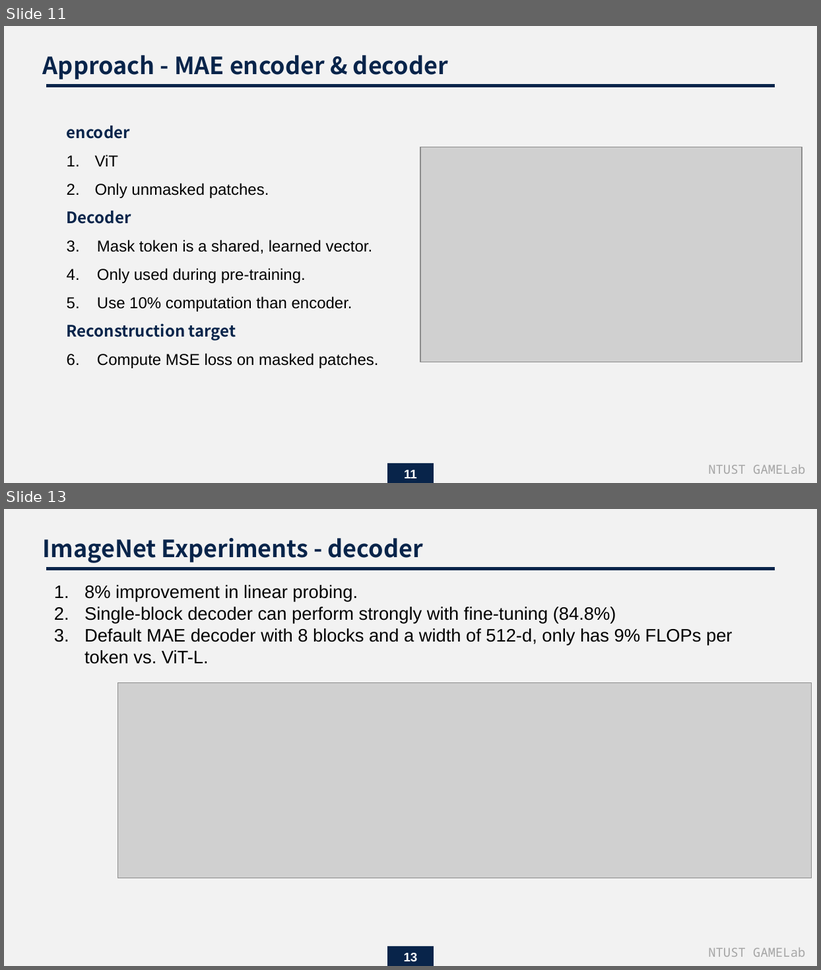
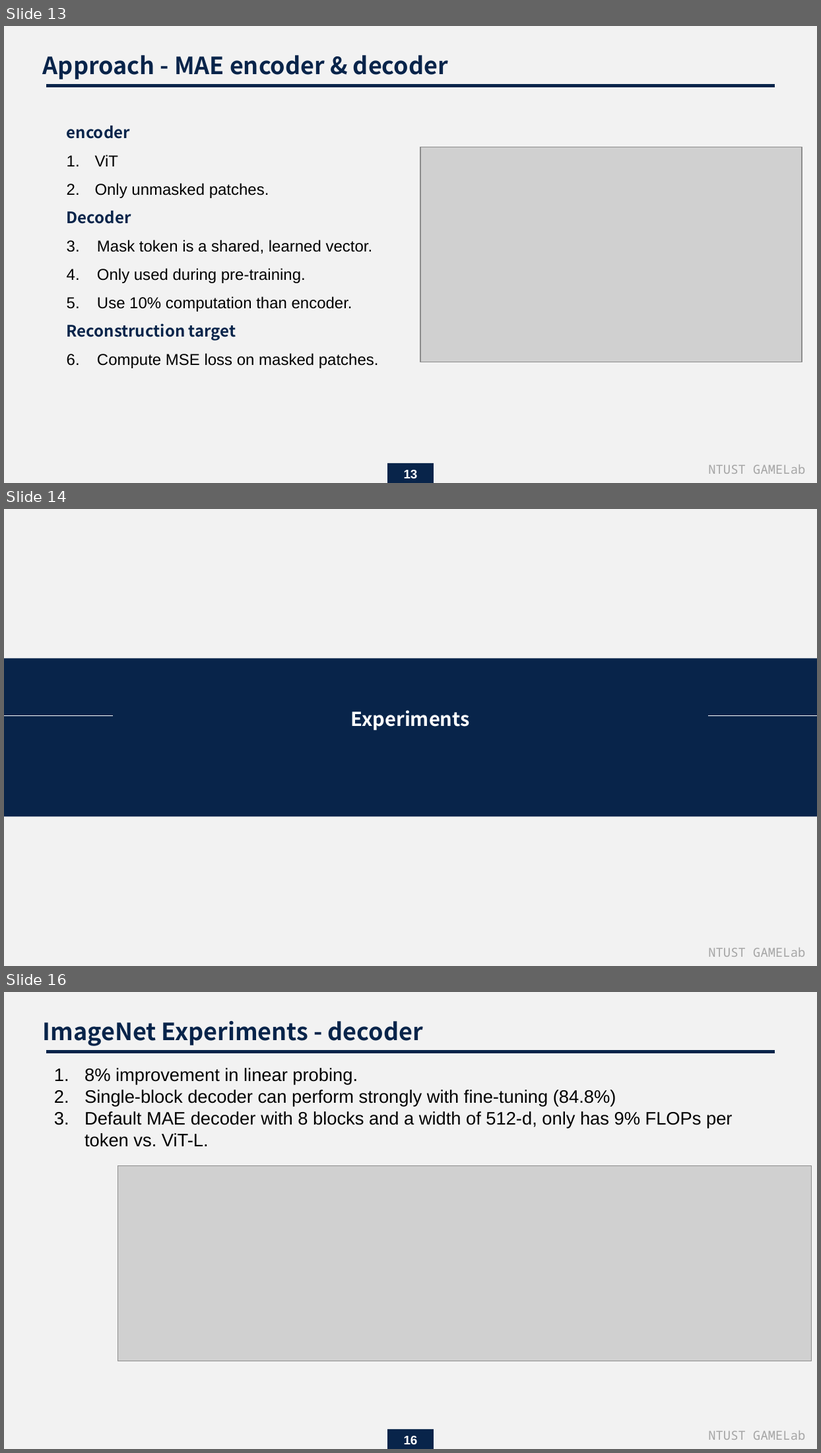
Before and after one commit to endman100/paper-, a slide deck: Masked Autoencoders Are Scalable Vision Learners.pptx. Shown one above the other, each under a label of ours: slides 11 and 13 before the commit, slides 13, 14 and 16 after it; the slides between them are not shown. The pictures are 821x970 and 821x1453 pixels, drawn with LibreOffice and Linux fonts; fonts in the diff are those of the drawing; grey boxes stand for pictures. Boxes give left, top, right and bottom in pixels: in the first picture for what was removed or moved away, otherwise in the second. Text is boxed around its words. In the diff, an @@ line names an element or a change of style, - is before the commit and + after.

```diff
--- a/Masked Autoencoders Are Scalable Vision Learners.pptx
+++ b/Masked Autoencoders Are Scalable Vision Learners.pptx
@@ slide 14 added at bbox=[4, 509, 817, 966], background #F2F2F2 @@
@@ rectangle added at bbox=[4, 659, 817, 817], fill #08244A @@
@@ line added from (4, 716) to (113, 716), #FFFFFF 1 pt @@
@@ text added at bbox=[351, 710, 470, 731], 17 pt, text #FFFFFF, bold @@
+Experiments
@@ line added from (708, 716) to (817, 716), #FFFFFF 1 pt @@
@@ text added at bbox=[708, 948, 805, 957], 11 pt, text #A5A5A5 @@
+NTUST GAMELab
@@ what was slide 11 is now slide 13 @@
@@ page number at bbox=[404, 470, 418, 479]: text changed @@
-11
+13
@@ what was slide 13 is now slide 16 @@
@@ page number at bbox=[404, 1436, 418, 1445]: text changed @@
-13
+16
```
Also in this commit, not shown: 6 slides changed, 3 other slides added, 1 other file.
